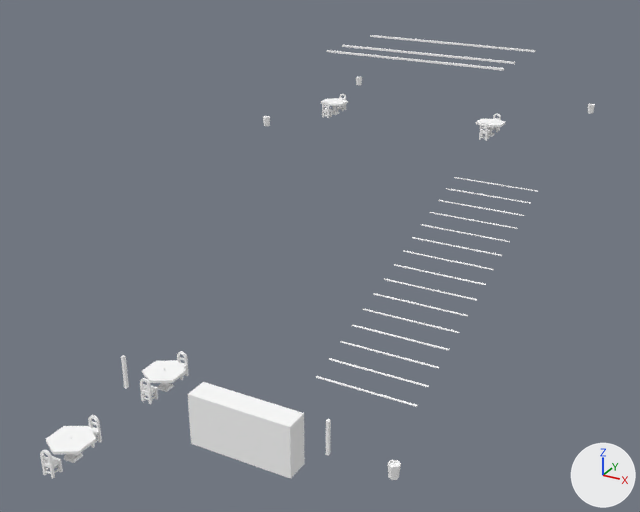
The OBJ model Games/GuruttoWorld/Assets/Models/GuidanceLab/City2B/Baked/Block-2-0.obj as it was, and as the next commit left it.
Before and after are seen from a 50 mm lens placed at (19.2, 39.3, 18.2), pointed at (0.7, 73.0, 1.4). Arrows for +X, +Y and +Z are at lower right; the lights stay in place. The picture after the commit comes second. Where no turn or scale is listed for an object, it has been applied to the vertices. Vertices at exactly the same position are counted once.

The first picture shows 'Block-2-0'.
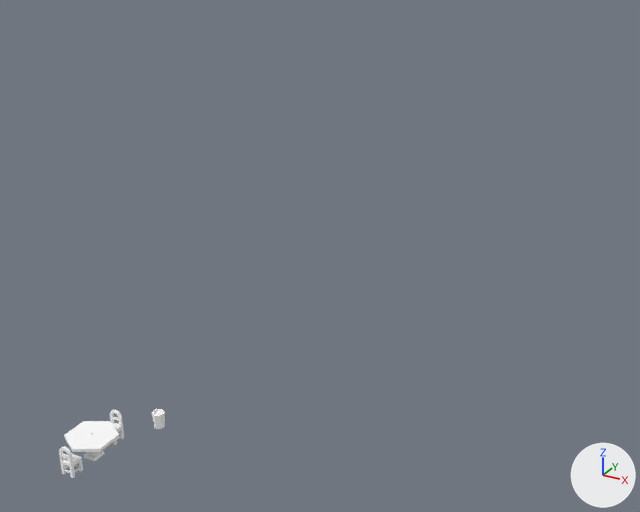
What differs and where, as boxes [x1, y1, x2, y2] in the pictures (640 x 512 px; the box of a moved part takes in the faces that stretch with it):
'Block-2-0', reshaped (81% narrower, 84% shorter): before [40, 35, 595, 480]; after [59, 409, 165, 478]
part 1 of me_block_2_0, moved or reshaped: before [388, 460, 401, 480]; after [151, 409, 165, 429]
part 2 of me_block_2_0, moved or reshaped: before [46, 426, 96, 463]; after [64, 421, 119, 461]
part 3 of me_block_2_0, moved or reshaped: before [40, 450, 63, 478]; after [59, 447, 83, 478]
part 4 of me_block_2_0, moved or reshaped: before [88, 415, 102, 448]; after [110, 409, 124, 445]
part 5 of me_block_2_0, deleted: before [121, 35, 595, 479]

Edits to the bpy script that builds the scene:
```text
Change me_block_2_0:
    used by ob_block_2_0; location = (0.0, 0.0, 0.0)
    remove me_block_2_0.from_pydata(...)  # 1600 vertices, 3094 faces; spans x -8.0..10.2, y 55.8..94.2, z 0.0..8.1
    add me_block_2_0.from_pydata(...)  # 358 vertices, 742 faces; spans x 1.3..3.2, y 54.8..58.2, z 1.4..2.4
    me_block_2_0 part 1: the loose piece of 24 vertices spanning x 9.8..10.2, y 60.8..61.2, z 0.2..0.7 is moved by (-7.0, -3.0, 1.4)
    me_block_2_0 part 2: the loose piece of 42 vertices spanning x -0.7..0.7, y 56.2..57.8, z 0.0..0.8 is moved by (2.0, -1.0, 1.4)
    me_block_2_0 part 3: the loose piece of 130 vertices spanning x -0.2..0.2, y 55.8..56.3, z 0.0..1.0 is moved by (2.0, -1.0, 1.4)
    me_block_2_0 part 4: the loose piece of 130 vertices spanning x -0.2..0.2, y 57.7..58.2, z 0.0..1.0 is moved by (2.0, -1.0, 1.4)
    me_block_2_0 part 5: 36 loose pieces with 1242 vertices, spanning x -8.0..9.1, y 58.6..94.2, z 0.0..8.1, are deleted
    other edits to the shape of me_block_2_0 do not show in these pictures
```
